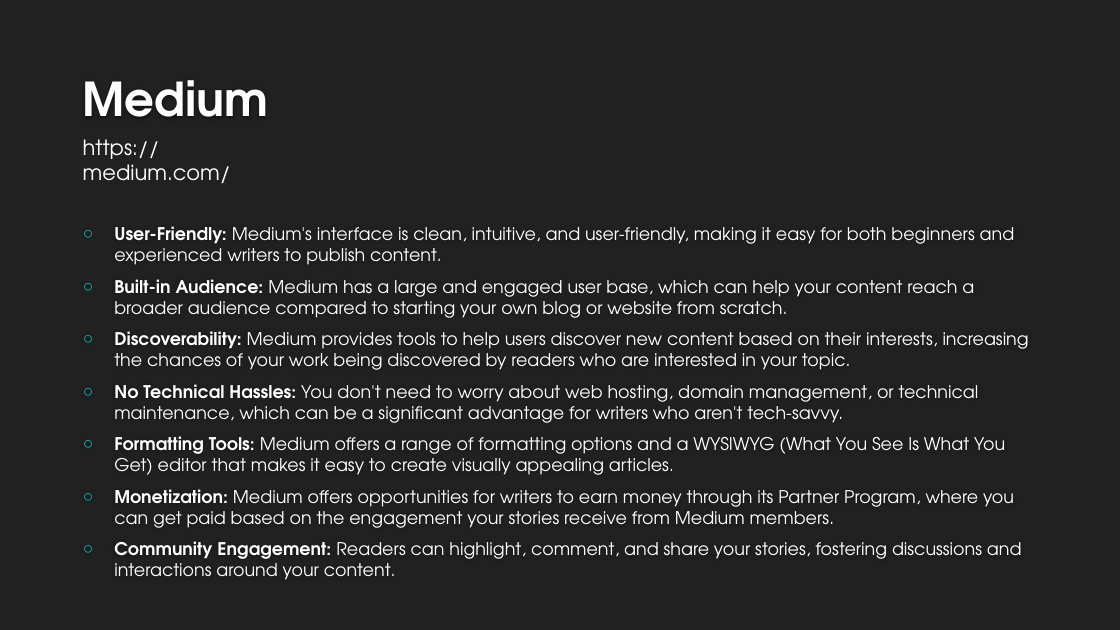
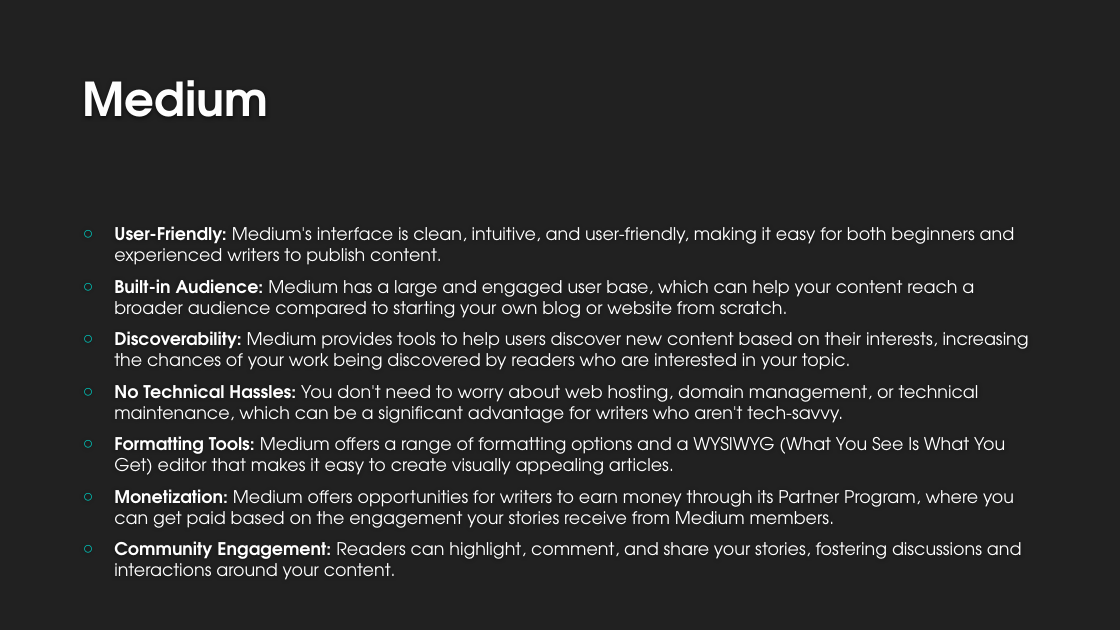
Before and after one commit to smoonlee/public-speaking-slide-decks, a slide deck: slide 7 of Getting_Started_With_Blogging/gettintg-started-with-blogging-slide-deck-v1-0.pptx. Drawn at 1120x630 pixels with LibreOffice and Linux fonts; fonts in the diff are those of the drawing; background and template pictures are left out. Boxes give left, top, right and bottom in pixels: in the first picture for what was removed or moved away, otherwise in the second. Text is boxed around its words. In the diff, an @@ line names an element or a change of style, - is before the commit and + after.

```diff
--- a/Getting_Started_With_Blogging/gettintg-started-with-blogging-slide-deck-v1-0.pptx
+++ b/Getting_Started_With_Blogging/gettintg-started-with-blogging-slide-deck-v1-0.pptx
@@ text removed at [83, 139, 231, 183] @@
-https://medium.com/
```
Also in this commit, not shown: 5 other slides changed, 2 other files.
